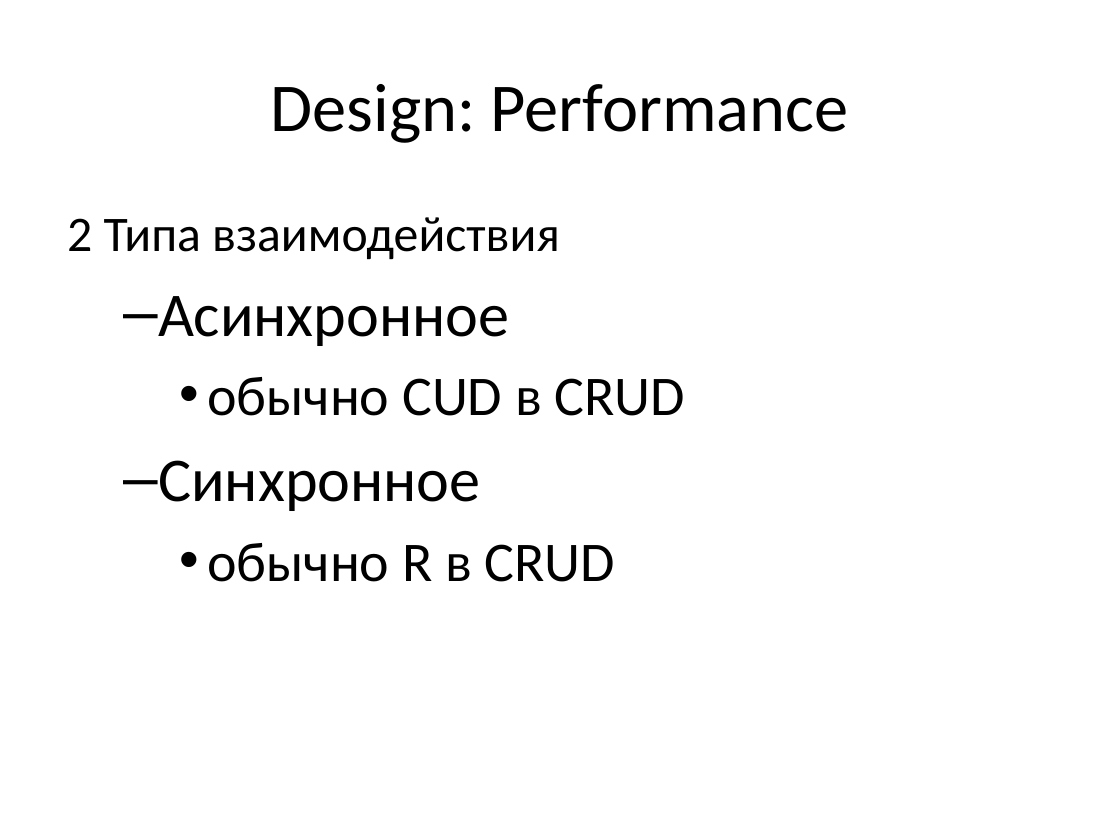
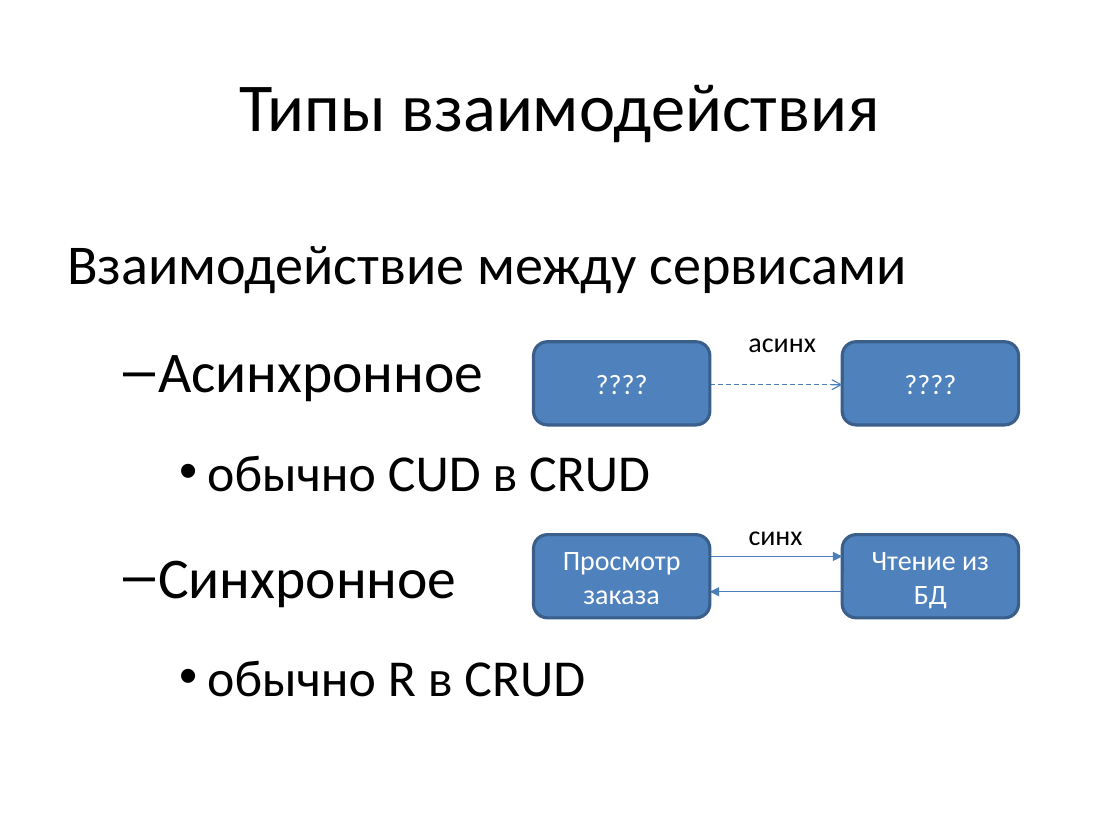
Before and after one commit to vitali-kviatkouski/personal, a slide deck: slide 16 of Microservices.pptx (slide 15 before the commit). Drawn at 1120x840 pixels with LibreOffice and Linux fonts; fonts in the diff are those of the drawing. Boxes give left, top, right and bottom in pixels: in the first picture for what was removed or moved away, otherwise in the second. Text is boxed around its words. In the diff, an @@ line names an element or a change of style, - is before the commit and + after.

```diff
--- a/Microservices.pptx
+++ b/Microservices.pptx
@@ title at [240,84,880,143]: text changed @@
-Design: Performance
+Типы взаимодействия
@@ text at [67,246,907,294]: text changed; size 32 to 36.1 pt @@
-2 Типа взаимодействия
+Взаимодействие между сервисами
@@ text at [158,355,650,697]: size 40 to 37 pt in "Асинхронное", "Синхронное"; size 36 to 33.3 pt in "обычно CUD в CRUD", "обычно R в CRUD"; line spacing 1 to 1.4 @@
@@ rounded rectangle added at [533,342,709,424], fill #4F81BD, outline #3A5F8C 2 pt, 18 pt, text #FFFFFF @@
+????
@@ text added at [748,338,815,353], 18 pt, text #000000 @@
+асинх
@@ rounded rectangle added at [842,342,1018,424], fill #4F81BD, outline #3A5F8C 2 pt, 18 pt, text #FFFFFF @@
+????
@@ arrow added from (710, 385) to (842, 385), #4B7EBC 0.75 pt dashed @@
@@ rounded rectangle added at [533,534,709,617], fill #4F81BD, outline #3A5F8C 2 pt, 18 pt, text #FFFFFF @@
+Просмотр заказа
@@ text added at [749,531,803,545], 18 pt, text #000000 @@
+синх
@@ rounded rectangle added at [842,534,1018,617], fill #4F81BD, outline #3A5F8C 2 pt, 18 pt, text #FFFFFF @@
+Чтение из БД
@@ arrow added from (710, 557) to (842, 557), #4B7EBC 0.75 pt @@
@@ arrow added from (842, 591) to (710, 591), #4B7EBC 0.75 pt @@
```
Also in this commit, not shown: 12 other slides changed, 2 slides added, 2 slides removed.
